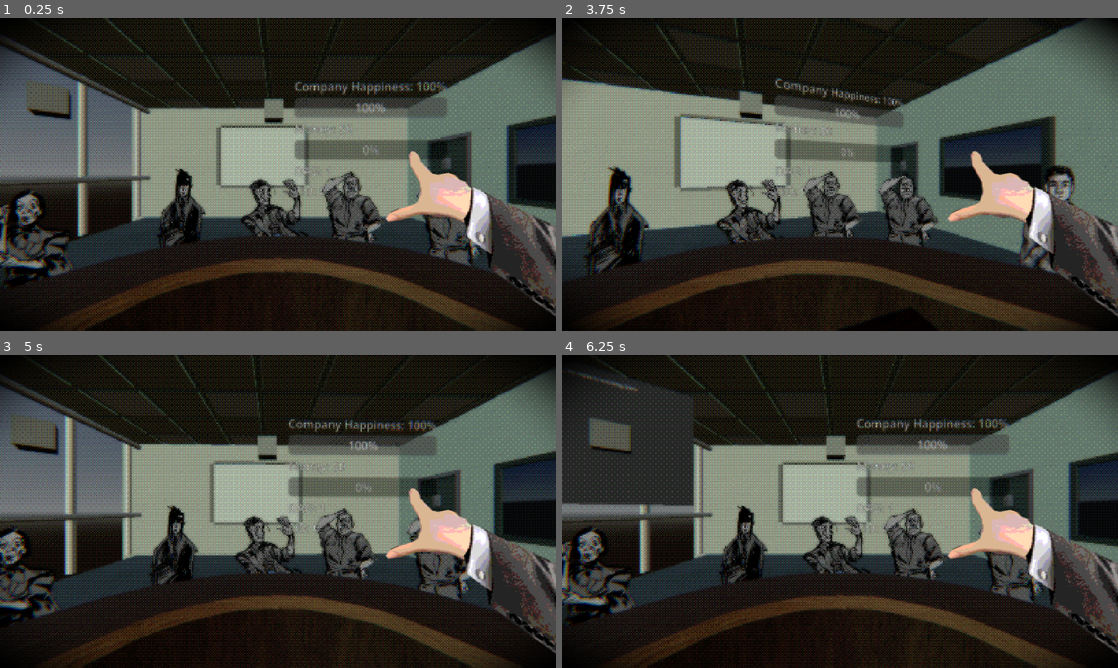
Above: before the commit, frames 1-4 (two rows, left to right).
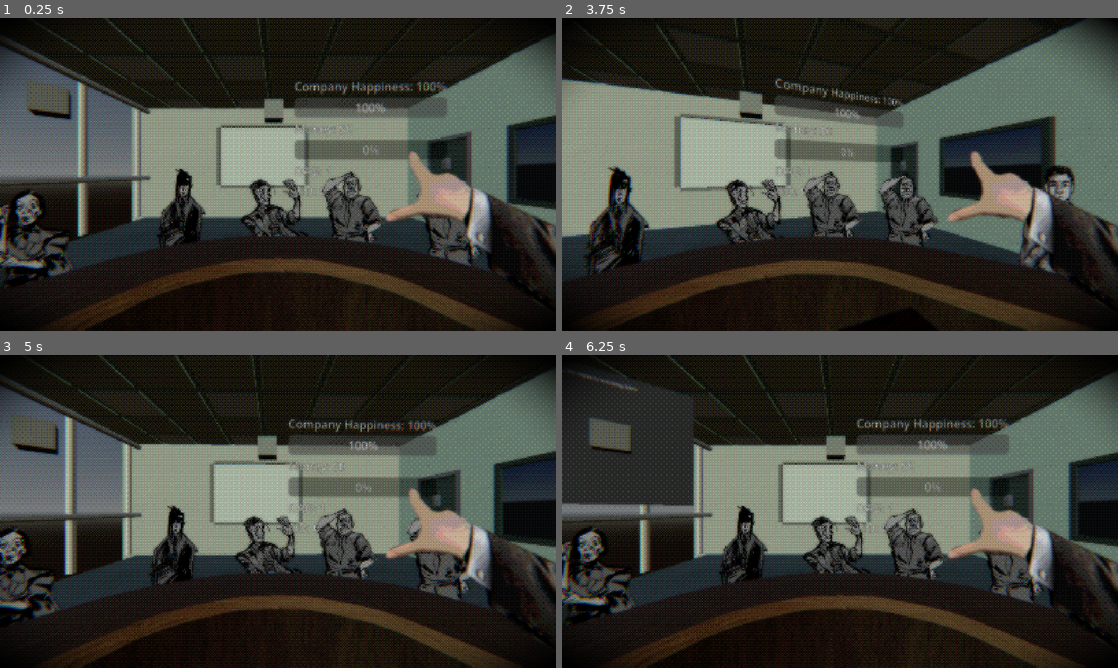
Above: after the commit, the same moments.

Repository: DebugCookie/FIB_GameJam
Game: Godot game, scene res://maxTestScene.tscn
Same seed, same stepped clock (60 frames per second), same inputs: the game is played once before the commit and once after it.
Inputs (mouse positions are in pixels of both pictures, inside the frame that each line leads up to):
- Up to frame 1 (0.25 s): no input
- Up to frame 2 (3.75 s): tap Enter (ui_accept) at 0.5, 0.77, 1.25, 1.52, 2, 2.75, 3.02, 3.5 s; move the mouse to (962, 158) at 0.52 s; hold Right (ui_right) 0.53-1.28 s; click (962, 158) at 0.67 s; move the mouse to (728, 190) at 1.27 s; hold Down (ui_down) 1.28-2.03 s; move the mouse to (895, 105) at 2.02 s; hold Right (ui_right) 2.03-2.78 s; move the mouse to (812, 237) at 2.77 s; hold Up (ui_up) 2.78-3.53 s; click (812, 237) at 2.92 s; move the mouse to (1006, 221) at 3.52 s; hold Left (ui_left) from 3.53 s (still down)
- Up to frame 3 (5 s): keep holding Left (ui_left); tap Enter (ui_accept) at 3.77, 4.52 s; move the mouse to (111, 464) at 4.27 s
- Up to frame 4 (6.25 s): move the mouse to (867, 511) at 5.02 s; release Left (ui_left) at 5.03 s; hold Down (ui_down) 5.03-5.78 s; click (867, 511) at 5.17 s; tap Enter (ui_accept) at 5.75, 6.02 s; move the mouse to (756, 433) at 5.77 s; hold Right (ui_right) from 5.78 s (still down)

The runs differ from the first frame. In frame 1, 5.1% of the frame differs, in the area x 69-100%, y 42-96%; in frame 2, 5.2%; in frame 3, 5.1%; in frame 4, 5.1%.

Commit message:
Hand and shader

Diff:
--- a/maxTestScene.tscn
+++ b/maxTestScene.tscn
@@ -28,6 +28,110 @@
 [ext_resource type="PackedScene" uid="uid://cefe8rmec2chl" path="res://Art Assets/3D/Floor.glb" id="25_25qrb"]
 [ext_resource type="Shader" uid="uid://js4eg5babfkh" path="res://Art Assets/Buckshot.gdshader" id="27_1y33g"]
 
+[sub_resource type="AtlasTexture" id="AtlasTexture_25qrb"]
+atlas = ExtResource("13_qilwt")
+region = Rect2(0, 0, 256, 256)
+
+[sub_resource type="AtlasTexture" id="AtlasTexture_3ydh5"]
+atlas = ExtResource("13_qilwt")
+region = Rect2(0, 0, 256, 256)
+
+[sub_resource type="AtlasTexture" id="AtlasTexture_1y33g"]
+atlas = ExtResource("14_bfujc")
+region = Rect2(0, 0, 256, 256)
+
+[sub_resource type="AtlasTexture" id="AtlasTexture_dufa8"]
+atlas = ExtResource("15_b3dm5")
+region = Rect2(0, 0, 256, 256)
+
+[sub_resource type="AtlasTexture" id="AtlasTexture_4ljo3"]
+atlas = ExtResource("16_ix60g")
+region = Rect2(0, 0, 256, 256)
+
+[sub_resource type="AtlasTexture" id="AtlasTexture_ybmhm"]
+atlas = ExtResource("15_b3dm5")
+region = Rect2(0, 0, 256, 256)
+
+[sub_resource type="AtlasTexture" id="AtlasTexture_jgof3"]
+atlas = ExtResource("17_10k1m")
+region = Rect2(0, 0, 256, 256)
+
+[sub_resource type="AtlasTexture" id="AtlasTexture_7oxqh"]
+atlas = ExtResource("13_x6efl")
+region = Rect2(0, 0, 256, 256)
+
+[sub_resource type="AtlasTexture" id="AtlasTexture_xpdgd"]
+atlas = ExtResource("13_x6efl")
+region = Rect2(0, 0, 256, 256)
+
+[sub_resource type="AtlasTexture" id="AtlasTexture_5gste"]
+atlas = ExtResource("13_qilwt")
+region = Rect2(0, 0, 256, 256)
+
+[sub_resource type="SpriteFrames" id="SpriteFrames_5fgpt"]
+animations = [{
+"frames": [{
+"duration": 1.0,
+"texture": SubResource("AtlasTexture_25qrb")
+}, {
+"duration": 1.0,
+"texture": SubResource("AtlasTexture_25qrb")
+}],
+"loop": 1,
+"name": &"Idle",
+"speed": 5.0
+}, {
+"frames": [{
+"duration": 1.0,
+"texture": SubResource("AtlasTexture_3ydh5")
+}, {
+"duration": 1.0,
+"texture": SubResource("AtlasTexture_1y33g")
+}, {
+"duration": 1.0,
+"texture": SubResource("AtlasTexture_1y33g")
+}],
+"loop": 1,
+"name": &"No",
+"speed": 5.0
+}, {
+"frames": [{
+"duration": 1.0,
+"texture": SubResource("AtlasTexture_dufa8")
+}, {
+"duration": 1.0,
+"texture": SubResource("AtlasTexture_4ljo3")
+}],
+"loop": 1,
+"name": &"Pet",
+"speed": 5.0
+}, {
+"frames": [{
+"duration": 1.0,
+"texture": SubResource("AtlasTexture_ybmhm")
+}, {
+"duration": 1.0,
+"texture": SubResource("AtlasTexture_jgof3")
+}],
+"loop": 1,
+"name": &"Slap",
+"speed": 5.0
+}, {
+"frames": [{
+"duration": 1.0,
+"texture": SubResource("AtlasTexture_7oxqh")
+}, {
+"duration": 1.0,
+"texture": SubResource("AtlasTexture_xpdgd")
+}, {
+"duration": 1.0,
+"texture": SubResource("AtlasTexture_5gste")
+}],
+"loop": 1,
+"name": &"Yes",
+"speed": 5.0
+}]
+
 [sub_resource type="ProceduralSkyMaterial" id="ProceduralSkyMaterial_n20ym"]
 
 [sub_resource type="Sky" id="Sky_l0xq5"]
@@ -46,110 +150,6 @@
 [sub_resource type="QuadMesh" id="QuadMesh_ecnap"]
 flip_faces = true
 size = Vector2(2, 2)
-
-[sub_resource type="AtlasTexture" id="AtlasTexture_25qrb"]
-atlas = ExtResource("13_qilwt")
-region = Rect2(0, 0, 256, 256)
-
-[sub_resource type="AtlasTexture" id="AtlasTexture_3ydh5"]
-atlas = ExtResource("13_qilwt")
-region = Rect2(0, 0, 256, 256)
-
-[sub_resource type="AtlasTexture" id="AtlasTexture_1y33g"]
-atlas = ExtResource("14_bfujc")
-region = Rect2(0, 0, 256, 256)
-
-[sub_resource type="AtlasTexture" id="AtlasTexture_dufa8"]
-atlas = ExtResource("15_b3dm5")
-region = Rect2(0, 0, 256, 256)
-
-[sub_resource type="AtlasTexture" id="AtlasTexture_4ljo3"]
-atlas = ExtResource("16_ix60g")
-region = Rect2(0, 0, 256, 256)
-
-[sub_resource type="AtlasTexture" id="AtlasTexture_ybmhm"]
-atlas = ExtResource("15_b3dm5")
-region = Rect2(0, 0, 256, 256)
-
-[sub_resource type="AtlasTexture" id="AtlasTexture_jgof3"]
-atlas = ExtResource("17_10k1m")
-region = Rect2(0, 0, 256, 256)
-
-[sub_resource type="AtlasTexture" id="AtlasTexture_7oxqh"]
-atlas = ExtResource("13_x6efl")
-region = Rect2(0, 0, 256, 256)
-
-[sub_resource type="AtlasTexture" id="AtlasTexture_xpdgd"]
-atlas = ExtResource("13_x6efl")
-region = Rect2(0, 0, 256, 256)
-
-[sub_resource type="AtlasTexture" id="AtlasTexture_5gste"]
-atlas = ExtResource("13_qilwt")
-region = Rect2(0, 0, 256, 256)
-
-[sub_resource type="SpriteFrames" id="SpriteFrames_5fgpt"]
-animations = [{
-"frames": [{
-"duration": 1.0,
-"texture": SubResource("AtlasTexture_25qrb")
-}, {
-"duration": 1.0,
-"texture": SubResource("AtlasTexture_25qrb")
-}],
-"loop": 1,
-"name": &"Idle",
-"speed": 5.0
-}, {
-"frames": [{
-"duration": 1.0,
-"texture": SubResource("AtlasTexture_3ydh5")
-}, {
-"duration": 1.0,
-"texture": SubResource("AtlasTexture_1y33g")
-}, {
-"duration": 1.0,
-"texture": SubResource("AtlasTexture_1y33g")
-}],
-"loop": 1,
-"name": &"No",
-"speed": 5.0
-}, {
-"frames": [{
-"duration": 1.0,
-"texture": SubResource("AtlasTexture_dufa8")
-}, {
-"duration": 1.0,
-"texture": SubResource("AtlasTexture_4ljo3")
-}],
-"loop": 1,
-"name": &"Pet",
-"speed": 5.0
-}, {
-"frames": [{
-"duration": 1.0,
-"texture": SubResource("AtlasTexture_ybmhm")
-}, {
-"duration": 1.0,
-"texture": SubResource("AtlasTexture_jgof3")
-}],
-"loop": 1,
-"name": &"Slap",
-"speed": 5.0
-}, {
-"frames": [{
-"duration": 1.0,
-"texture": SubResource("AtlasTexture_7oxqh")
-}, {
-"duration": 1.0,
-"texture": SubResource("AtlasTexture_xpdgd")
-}, {
-"duration": 1.0,
-"texture": SubResource("AtlasTexture_5gste")
-}],
-"loop": 1,
-"name": &"Yes",
-"speed": 5.0
-}]
 
 [sub_resource type="ShaderMaterial" id="ShaderMaterial_dufa8"]
 shader = ExtResource("27_1y33g")
@@ -157,7 +157,7 @@
 shader_parameter/contrast = 1.1250000296875
 shader_parameter/saturation = 0.786000037335
 shader_parameter/enable_pixelate = true
-shader_parameter/pixel_factor = 3.1550001261125002
+shader_parameter/pixel_factor = 3.1550001261125
 shader_parameter/enable_posterize = true
 shader_parameter/color_levels = 11.6930004604175
 shader_parameter/dither_strength = 1.0
@@ -214,112 +214,9 @@
 far = 20.6
 script = ExtResource("1_sm6nt")
 
-[node name="AudioListener3D" type="AudioListener3D" parent="SubViewportContainer/SubViewport/Camera3D" unique_id=136002597]
-current = true
-
-[node name="WorldEnvironment" type="WorldEnvironment" parent="SubViewportContainer/SubViewport" unique_id=1919570593]
-environment = SubResource("Environment_eugri")
-
-[node name="DirectionalLight3D" type="DirectionalLight3D" parent="SubViewportContainer/SubViewport" unique_id=9738278]
-transform = Transform3D(0.40224501, -0.0007020508, -0.9155318, 0.0017453285, 0.9999985, -1.4978117e-10, 0.91553044, -0.0015979038, 0.4022456, 0.9068241, 1.321417, 0)
-light_color = Color(0.58044404, 0.743117, 0.6554382, 1)
-
-[node name="TV" type="MeshInstance3D" parent="SubViewportContainer/SubViewport" unique_id=1998647896]
-transform = Transform3D(0.26148742, 0, 0, 0, 0.15409297, 0, 0, 0, 0.007278506, -0.052960664, 0.06392069, -0.6163522)
-visible = false
-mesh = SubResource("BoxMesh_cejtf")
-
-[node name="Npc 1" type="StaticBody3D" parent="SubViewportContainer/SubViewport" unique_id=1975367015]
-transform = Transform3D(1, 0, 0, 0, 1, 0, 0, 0, 1, 0.095855474, -0.007881649, -0.27162284)
-
-[node name="Sprite3D" type="Sprite3D" parent="SubViewportContainer/SubViewport/Npc 1" unique_id=134879717]
-transform = Transform3D(0.015, 0, 0, 0, 0.015, 0, 0, 0, 0.015, 0, -0.011478186, 0)
-billboard = 2
-texture = ExtResource("4_6hq1p")
-
-[node name="Npc 2" type="StaticBody3D" parent="SubViewportContainer/SubViewport" unique_id=1510444227]
-transform = Transform3D(1, 0, 0, 0, 1, 0, 0, 0, 1, -0.12852466, 0, -0.27109748)
-
-[node name="Sprite3D" type="Sprite3D" parent="SubViewportContainer/SubViewport/Npc 2" unique_id=22432494]
-transform = Transform3D(0.015, 0, 0, 0, 0.015, 0, 0, 0, 0.015, 0, 0.0068039577, 0)
-billboard = 1
-texture = ExtResource("6_ix60g")
-
-[node name="Npc 3" type="StaticBody3D" parent="SubViewportContainer/SubViewport" unique_id=262773439]
-transform = Transform3D(1, 0, 0, 0, 1, 0, 0, 0, 1, -0.23154801, 0, -0.18341275)
-
-[node name="Sprite3D" type="Sprite3D" parent="SubViewportContainer/SubViewport/Npc 3" unique_id=2012629137]
-transform = Transform3D(0.015, 0, 0, 0, 0.015, 0, 0, 0, 0.015, 0, -0.011478186, 0)
-billboard = 2
-texture = ExtResource("7_10k1m")
-
-[node name="Npc 5" type="StaticBody3D" parent="SubViewportContainer/SubViewport" unique_id=41172918]
-transform = Transform3D(1, 0, 0, 0, 1, 0, 0, 0, 1, -0.0023617148, -0.007881649, -0.30448693)
-
-[node name="Sprite3D" type="Sprite3D" parent="SubViewportContainer/SubViewport/Npc 5" unique_id=578031686]
-transform = Transform3D(0.015, 0, 0, 0, 0.015, 0, 0, 0, 0.015, 0, 0.02024278, 0)
-flip_h = true
-billboard = 2
-texture = ExtResource("8_7oxqh")
-
-[node name="Npc 6" type="StaticBody3D" parent="SubViewportContainer/SubViewport" unique_id=211105443]
-transform = Transform3D(1, 0, 0, 0, 1, 0, 0, 0, 1, 0.2424463, -0.01954329, -0.0907677)
-
-[node name="Sprite3D" type="Sprite3D" parent="SubViewportContainer/SubViewport/Npc 6" unique_id=756906528]
-transform = Transform3D(0.02, 0, 0, 0, 0.02, 0, 0, 0, 0.02, 0, 0.01544841, 0)
-billboard = 2
-texture = ExtResource("9_10k1m")
-
-[node name="Npc 7" type="StaticBody3D" parent="SubViewportContainer/SubViewport" unique_id=463533047]
-transform = Transform3D(1, 0, 0, 0, 1, 0, 0, 0, 1, -0.28415585, -0.007881649, -0.08814503)
-
-[node name="Sprite3D" type="Sprite3D" parent="SubViewportContainer/SubViewport/Npc 7" unique_id=255206099]
-transform = Transform3D(0.015, 0, 0, 0, 0.015, 0, 0, 0, 0.015, 0, -0.011478186, 0)
-billboard = 2
-texture = ExtResource("4_6hq1p")
-
-[node name="PixelShader" type="MeshInstance3D" parent="SubViewportContainer/SubViewport" unique_id=1699253788]
-transform = Transform3D(1, 0, 0, 0, 1, 0, 0, 0, 1, 0, 0.036463067, 0)
-visible = false
-material_override = SubResource("ShaderMaterial_dvp7v")
-extra_cull_margin = 16384.0
-mesh = SubResource("QuadMesh_ecnap")
-
-[node name="DirectionalLight3D2" type="DirectionalLight3D" parent="SubViewportContainer/SubViewport" unique_id=877355216]
-transform = Transform3D(-0.4955847, -0.86416024, 0.08730952, 0.8685596, -0.49307448, 0.04981726, 0, 0.10052219, 0.99493486, 0, 0, 0)
-light_color = Color(0.80418444, 0.8089368, 0.7056107, 1)
-
-[node name="Room" type="Node3D" parent="SubViewportContainer/SubViewport" unique_id=3976714]
-transform = Transform3D(1, 0, 0, 0, 1, 0, 0, 0, 1, -0.3157548, -0.06597404, -0.0003594905)
-
-[node name="SFX_Ambience_Bed" type="AudioStreamPlayer3D" parent="SubViewportContainer/SubViewport" unique_id=1933687846]
-stream = ExtResource("6_x6efl")
-attenuation_model = 3
-volume_db = -6.0
-autoplay = true
-panning_strength = 0.0
-
-[node name="SM_BossTable" parent="." unique_id=1646036688 instance=ExtResource("8_vr2aq")]
-transform = Transform3D(1, 0, 0, 0, 1, 0, 0, 0, 1, 0, -0.10227886, -0.059896484)
-
-[node name="SM_Wall" parent="." unique_id=1219317071 instance=ExtResource("10_3pouy")]
-transform = Transform3D(-1, 0, -8.742278e-08, 0, 1, 0, 8.742278e-08, 0, -1, 0.39856073, -0.13130234, -0.23945713)
-
-[node name="SM_Wall2" parent="." unique_id=1887927298 instance=ExtResource("10_3pouy")]
-transform = Transform3D(1.3113416e-07, 0, -1.1545465, 0, 1, 0, 1, 0, 1.5140049e-07, 0.008830994, -0.13130234, -0.62866175)
-
-[node name="SM_Wall3" parent="." unique_id=1447902437 instance=ExtResource("10_3pouy")]
-transform = Transform3D(-2.1855693e-07, 0, 1.1545465, 0, 1, 0, -1, 0, -2.5233413e-07, 0.008830994, -0.13130234, 0.123515904)
-
-[node name="SM_Roof" parent="." unique_id=1421866103 instance=ExtResource("11_be4fj")]
-transform = Transform3D(1, 0, 0, 0, 1, 0, 0, 0, 1, -0.022765517, 0.24811134, -0.24673656)
-
-[node name="SM_Window" parent="." unique_id=763268013 instance=ExtResource("12_2p1gs")]
-transform = Transform3D(-0.7099999, 0, -1.4956696e-07, 0, 0.80805326, 0, 1.0720701e-07, 0, -0.9905372, -0.38354537, -0.055646427, -0.23754987)
-
-[node name="Hand" type="CanvasLayer" parent="." unique_id=1550629561]
-
-[node name="HandBase" type="Control" parent="Hand" unique_id=1903685990]
+[node name="Hand" type="CanvasLayer" parent="SubViewportContainer/SubViewport/Camera3D" unique_id=1550629561]
+
+[node name="HandBase" type="Control" parent="SubViewportContainer/SubViewport/Camera3D/Hand" unique_id=1903685990]
 layout_mode = 3
 anchors_preset = 7
 anchor_left = 0.5
@@ -334,13 +231,116 @@
 size_flags_horizontal = 0
 size_flags_vertical = 8
 
-[node name="AnimatedSprite2D" type="AnimatedSprite2D" parent="Hand/HandBase" unique_id=830051114]
+[node name="AnimatedSprite2D" type="AnimatedSprite2D" parent="SubViewportContainer/SubViewport/Camera3D/Hand/HandBase" unique_id=830051114]
 position = Vector2(329.00003, -196)
 scale = Vector2(2.7285154, 1.7949219)
 sprite_frames = SubResource("SpriteFrames_5fgpt")
 animation = &"Idle"
 autoplay = "Idle"
 frame_progress = 0.041624215
+
+[node name="AudioListener3D" type="AudioListener3D" parent="SubViewportContainer/SubViewport/Camera3D" unique_id=136002597]
+current = true
+
+[node name="WorldEnvironment" type="WorldEnvironment" parent="SubViewportContainer/SubViewport" unique_id=1919570593]
+environment = SubResource("Environment_eugri")
+
+[node name="DirectionalLight3D" type="DirectionalLight3D" parent="SubViewportContainer/SubViewport" unique_id=9738278]
+transform = Transform3D(0.40224501, -0.0007020508, -0.9155318, 0.0017453285, 0.9999985, -1.4978117e-10, 0.91553044, -0.0015979038, 0.4022456, 0.9068241, 1.321417, 0)
+light_color = Color(0.58044404, 0.743117, 0.6554382, 1)
+
+[node name="TV" type="MeshInstance3D" parent="SubViewportContainer/SubViewport" unique_id=1998647896]
+transform = Transform3D(0.26148742, 0, 0, 0, 0.15409297, 0, 0, 0, 0.007278506, -0.052960664, 0.06392069, -0.6163522)
+visible = false
+mesh = SubResource("BoxMesh_cejtf")
+
+[node name="Npc 1" type="StaticBody3D" parent="SubViewportContainer/SubViewport" unique_id=1975367015]
+transform = Transform3D(1, 0, 0, 0, 1, 0, 0, 0, 1, 0.095855474, -0.007881649, -0.27162284)
+
+[node name="Sprite3D" type="Sprite3D" parent="SubViewportContainer/SubViewport/Npc 1" unique_id=134879717]
+transform = Transform3D(0.015, 0, 0, 0, 0.015, 0, 0, 0, 0.015, 0, -0.011478186, 0)
+billboard = 2
+texture = ExtResource("4_6hq1p")
+
+[node name="Npc 2" type="StaticBody3D" parent="SubViewportContainer/SubViewport" unique_id=1510444227]
+transform = Transform3D(1, 0, 0, 0, 1, 0, 0, 0, 1, -0.12852466, 0, -0.27109748)
+
+[node name="Sprite3D" type="Sprite3D" parent="SubViewportContainer/SubViewport/Npc 2" unique_id=22432494]
+transform = Transform3D(0.015, 0, 0, 0, 0.015, 0, 0, 0, 0.015, 0, 0.0068039577, 0)
+billboard = 1
+texture = ExtResource("6_ix60g")
+
+[node name="Npc 3" type="StaticBody3D" parent="SubViewportContainer/SubViewport" unique_id=262773439]
+transform = Transform3D(1, 0, 0, 0, 1, 0, 0, 0, 1, -0.23154801, 0, -0.18341275)
+
+[node name="Sprite3D" type="Sprite3D" parent="SubViewportContainer/SubViewport/Npc 3" unique_id=2012629137]
+transform = Transform3D(0.015, 0, 0, 0, 0.015, 0, 0, 0, 0.015, 0, -0.011478186, 0)
+billboard = 2
+texture = ExtResource("7_10k1m")
+
+[node name="Npc 5" type="StaticBody3D" parent="SubViewportContainer/SubViewport" unique_id=41172918]
+transform = Transform3D(1, 0, 0, 0, 1, 0, 0, 0, 1, -0.0023617148, -0.007881649, -0.30448693)
+
+[node name="Sprite3D" type="Sprite3D" parent="SubViewportContainer/SubViewport/Npc 5" unique_id=578031686]
+transform = Transform3D(0.015, 0, 0, 0, 0.015, 0, 0, 0, 0.015, 0, 0.02024278, 0)
+flip_h = true
+billboard = 2
+texture = ExtResource("8_7oxqh")
+
+[node name="Npc 6" type="StaticBody3D" parent="SubViewportContainer/SubViewport" unique_id=211105443]
+transform = Transform3D(1, 0, 0, 0, 1, 0, 0, 0, 1, 0.2424463, -0.01954329, -0.0907677)
+
+[node name="Sprite3D" type="Sprite3D" parent="SubViewportContainer/SubViewport/Npc 6" unique_id=756906528]
+transform = Transform3D(0.02, 0, 0, 0, 0.02, 0, 0, 0, 0.02, 0, 0.01544841, 0)
+billboard = 2
+texture = ExtResource("9_10k1m")
+
+[node name="Npc 7" type="StaticBody3D" parent="SubViewportContainer/SubViewport" unique_id=463533047]
+transform = Transform3D(1, 0, 0, 0, 1, 0, 0, 0, 1, -0.28415585, -0.007881649, -0.08814503)
+
+[node name="Sprite3D" type="Sprite3D" parent="SubViewportContainer/SubViewport/Npc 7" unique_id=255206099]
+transform = Transform3D(0.015, 0, 0, 0, 0.015, 0, 0, 0, 0.015, 0, -0.011478186, 0)
+billboard = 2
+texture = ExtResource("4_6hq1p")
+
+[node name="PixelShader" type="MeshInstance3D" parent="SubViewportContainer/SubViewport" unique_id=1699253788]
+transform = Transform3D(1, 0, 0, 0, 1, 0, 0, 0, 1, 0, 0.036463067, 0)
+visible = false
+material_override = SubResource("ShaderMaterial_dvp7v")
+extra_cull_margin = 16384.0
+mesh = SubResource("QuadMesh_ecnap")
+
+[node name="DirectionalLight3D2" type="DirectionalLight3D" parent="SubViewportContainer/SubViewport" unique_id=877355216]
+transform = Transform3D(-0.4955847, -0.86416024, 0.08730952, 0.8685596, -0.49307448, 0.04981726, 0, 0.10052219, 0.99493486, 0, 0, 0)
+light_color = Color(0.80418444, 0.8089368, 0.7056107, 1)
+
+[node name="Room" type="Node3D" parent="SubViewportContainer/SubViewport" unique_id=3976714]
+transform = Transform3D(1, 0, 0, 0, 1, 0, 0, 0, 1, -0.3157548, -0.06597404, -0.0003594905)
+
+[node name="SFX_Ambience_Bed" type="AudioStreamPlayer3D" parent="SubViewportContainer/SubViewport" unique_id=1933687846]
+stream = ExtResource("6_x6efl")
+attenuation_model = 3
+volume_db = -6.0
+autoplay = true
+panning_strength = 0.0
+
+[node name="SM_BossTable" parent="." unique_id=1646036688 instance=ExtResource("8_vr2aq")]
+transform = Transform3D(1, 0, 0, 0, 1, 0, 0, 0, 1, 0, -0.10227886, -0.059896484)
+
+[node name="SM_Wall" parent="." unique_id=1219317071 instance=ExtResource("10_3pouy")]
+transform = Transform3D(-1, 0, -8.742278e-08, 0, 1, 0, 8.742278e-08, 0, -1, 0.39856073, -0.13130234, -0.23945713)
+
+[node name="SM_Wall2" parent="." unique_id=1887927298 instance=ExtResource("10_3pouy")]
+transform = Transform3D(1.3113416e-07, 0, -1.1545465, 0, 1, 0, 1, 0, 1.5140049e-07, 0.008830994, -0.13130234, -0.62866175)
+
+[node name="SM_Wall3" parent="." unique_id=1447902437 instance=ExtResource("10_3pouy")]
+transform = Transform3D(-2.1855693e-07, 0, 1.1545465, 0, 1, 0, -1, 0, -2.5233413e-07, 0.008830994, -0.13130234, 0.123515904)
+
+[node name="SM_Roof" parent="." unique_id=1421866103 instance=ExtResource("11_be4fj")]
+transform = Transform3D(1, 0, 0, 0, 1, 0, 0, 0, 1, -0.022765517, 0.24811134, -0.24673656)
+
+[node name="SM_Window" parent="." unique_id=763268013 instance=ExtResource("12_2p1gs")]
+transform = Transform3D(-0.7099999, 0, -1.4956696e-07, 0, 0.80805326, 0, 1.0720701e-07, 0, -0.9905372, -0.38354537, -0.055646427, -0.23754987)
 
 [node name="SM_Door" parent="." unique_id=1678815973 instance=ExtResource("23_25qrb")]
 transform = Transform3D(1, 0, 0, 0, 1, 0, 0, 0, 0.7636261, 0.3966971, -0.11315133, -0.48290318)
